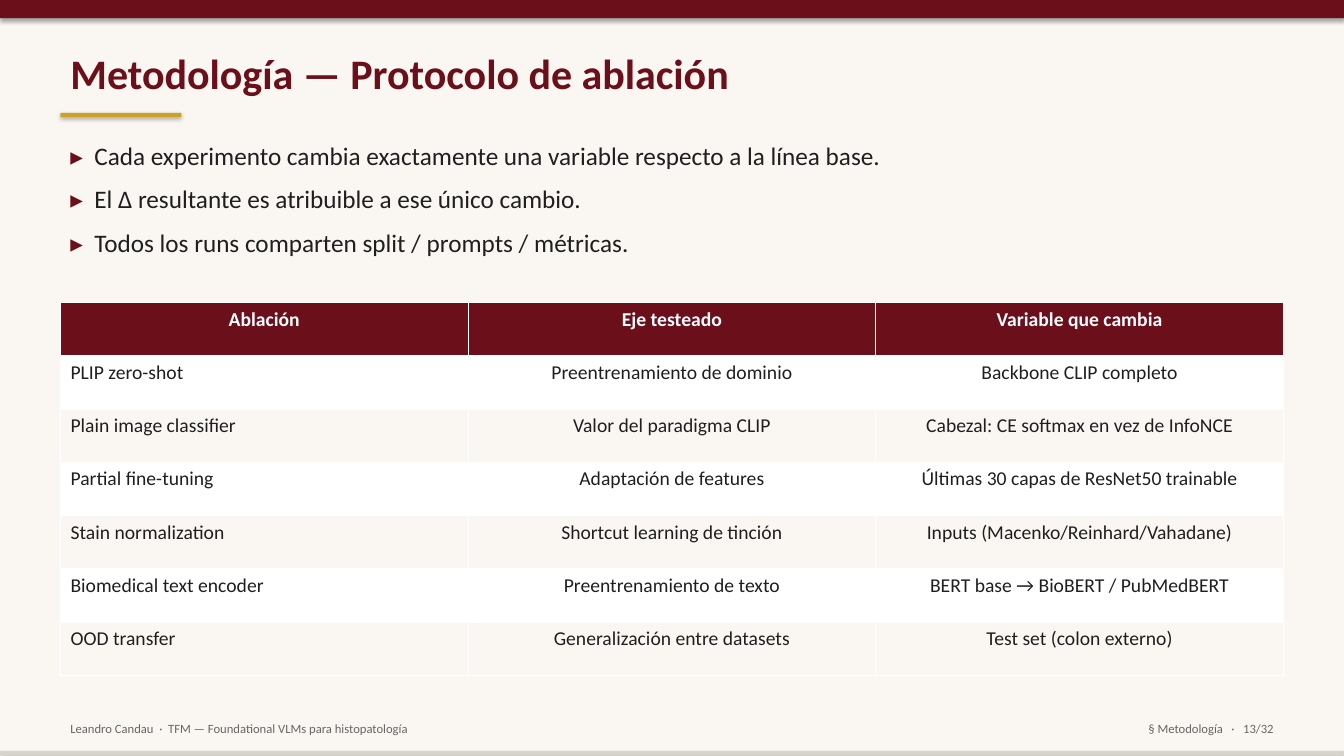
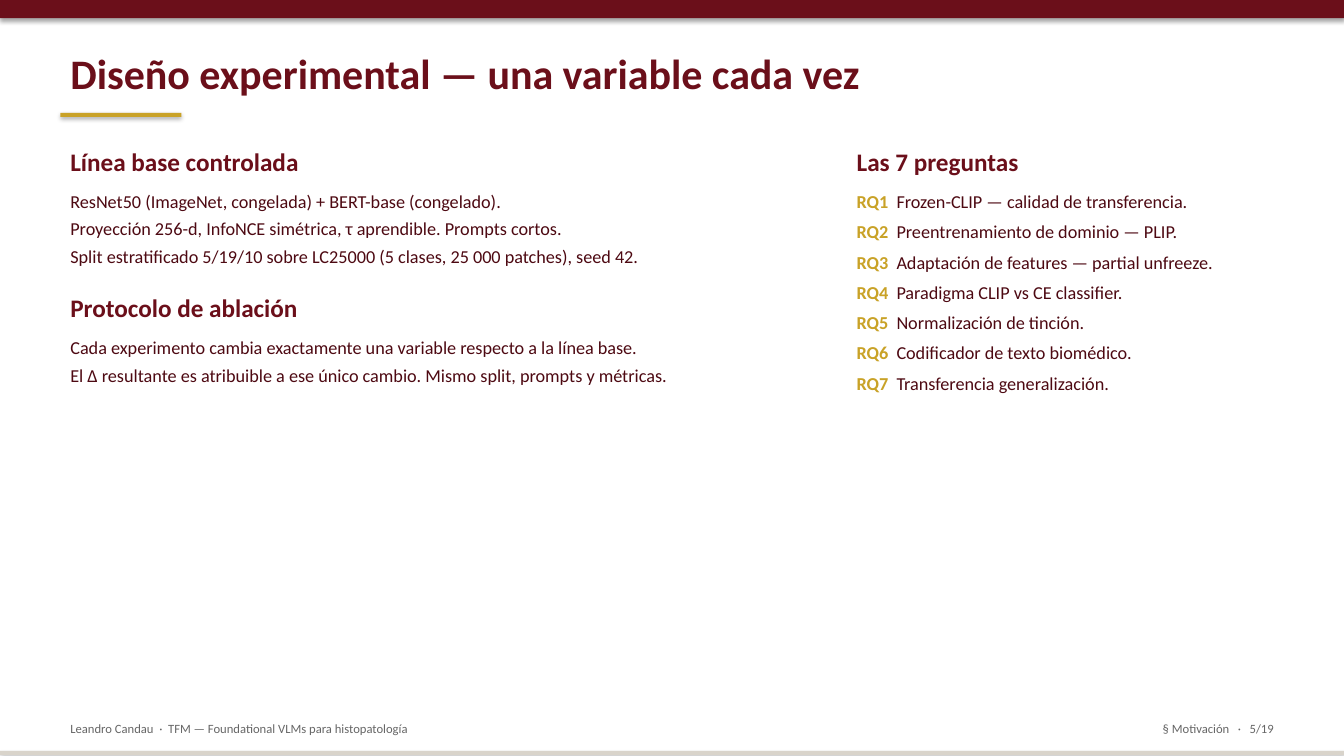
Before and after one commit to lcandau/histopathology-clip-lab, a slide deck: slide 5 of report/TFM_defense_template.pptx (slide 13 before the commit). Drawn at 1344x756 pixels with LibreOffice and Linux fonts; fonts in the diff are those of the drawing. Boxes give left, top, right and bottom in pixels: in the first picture for what was removed or moved away, otherwise in the second. Text is boxed around its words. In the diff, an @@ line names an element or a change of style, - is before the commit and + after.

Commit message:
Defense deck: sync to results, two-act restructure, split backup

```diff
--- a/report/TFM_defense_template.pptx
+++ b/report/TFM_defense_template.pptx
@@ background #FAF7F2 to #FFFFFF @@
@@ text at (x1=70, y1=59, x2=860, y2=96): text changed @@
-Metodología — Protocolo de ablación
+Diseño experimental — una variable cada vez
@@ text at (x1=70, y1=153, x2=667, y2=385): text changed; size 18 to 13 pt; text colour #1F1F1F to #4D0912 @@
-▸ Cada experimento cambia exactamente una variable respecto a la línea base.
-▸ El Δ resultante es atribuible a ese único cambio.
-▸ Todos los runs comparten split / prompts / métricas.
+Línea base controlada
+ResNet50 (ImageNet, congelada) + BERT-base (congelado).
+Proyección 256-d, InfoNCE simétrica, τ aprendible. Prompts cortos.
+Split estratificado 5/19/10 sobre LC25000 (5 clases, 25 000 patches), seed 42.
+Protocolo de ablación
+Cada experimento cambia exactamente una variable respecto a la línea base.
+El Δ resultante es atribuible a ese único cambio. Mismo split, prompts y métricas.
@@ text added at (x1=857, y1=154, x2=1213, y2=393), 13 pt, text #4D0912 @@
+Las 7 preguntas
+RQ1 Frozen-CLIP — calidad de transferencia.
+RQ2 Preentrenamiento de dominio — PLIP.
+RQ3 Adaptación de features — partial unfreeze.
+RQ4 Paradigma CLIP vs CE classifier.
+RQ5 Normalización de tinción.
+RQ6 Codificador de texto biomédico.
+RQ7 Transferencia generalización.
@@ table removed at (x1=60, y1=302, x2=1282, y2=676), 7 rows, 3 columns @@
-Ablación | Eje testeado | Variable que cambia
-PLIP zero-shot | Preentrenamiento de dominio | Backbone CLIP completo
-Plain image classifier | Valor del paradigma CLIP | Cabezal: CE softmax en vez de InfoNCE
-Partial fine-tuning | Adaptación de features | Últimas 30 capas de ResNet50 trainable
-Stain normalization | Shortcut learning de tinción | Inputs (Macenko/Reinhard/Vahadane)
-Biomedical text encoder | Preentrenamiento de texto | BERT base → BioBERT / PubMedBERT
-OOD transfer | Generalización entre datasets | Test set (colon externo)
@@ text at (x1=1172, y1=724, x2=1274, y2=734): text changed @@
-§ Metodología · 13/32
+§ Motivación · 5/19
```
Also in this commit, not shown: 7 other slides changed, 10 slides added, 23 slides removed, 1 other file.
